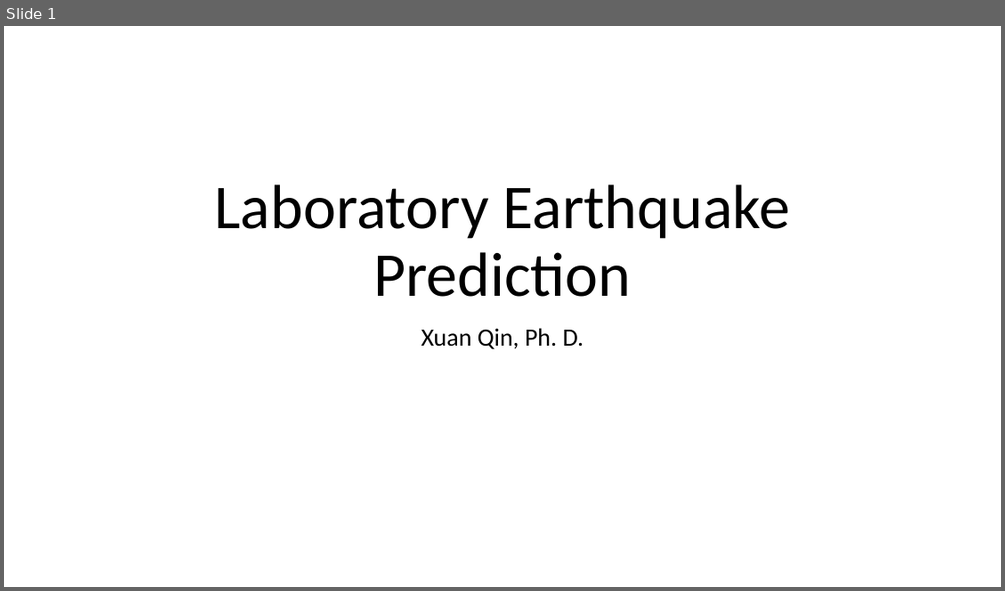
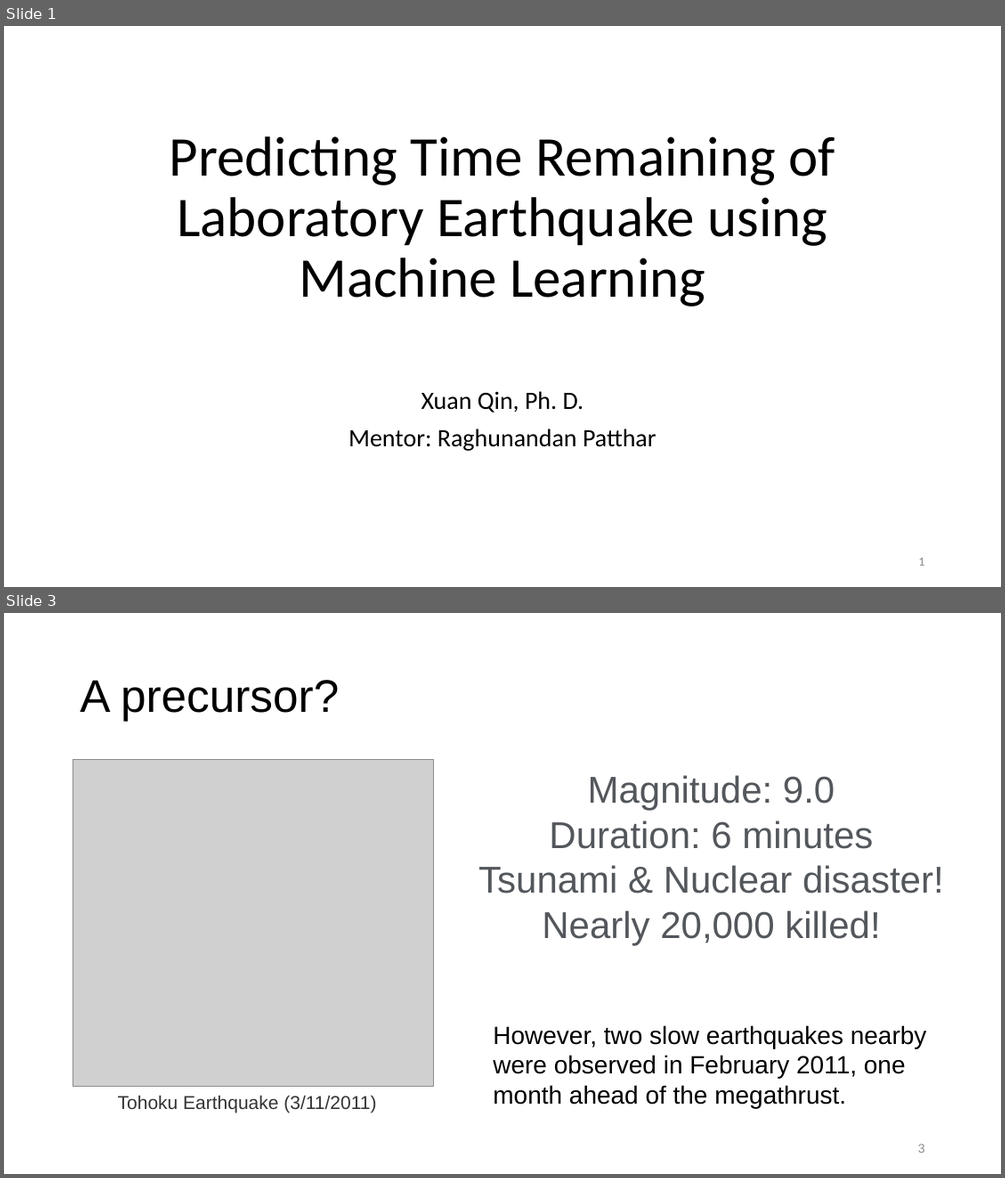
Before and after one commit to qq7933086/Laboratory_earthquake_time_prediction, a slide deck: Capstone_presentation_Laboratory Earthquake Prediction.pptx. Shown one above the other, each under a label of ours: slide 1 before the commit, slides 1 and 3 after it; the slides between them are not shown. The pictures are 1005x591 and 1005x1178 pixels, drawn with LibreOffice and Linux fonts; fonts in the diff are those of the drawing; grey boxes stand for pictures. Boxes give left, top, right and bottom in pixels: in the first picture for what was removed or moved away, otherwise in the second. Text is boxed around its words. In the diff, an @@ line names an element or a change of style, - is before the commit and + after.

```diff
--- a/Capstone_presentation_Laboratory Earthquake Prediction.pptx
+++ b/Capstone_presentation_Laboratory Earthquake Prediction.pptx
@@ slide 3 added at [4, 613, 1001, 1174], background #FFFFFF @@
@@ title added at [80, 680, 339, 721], 44 pt, text #000000 @@
+A precursor?
@@ picture added at [73, 760, 434, 1086] @@
@@ text added at [478, 775, 944, 945], 36 pt, text gradient #53575C to #C5C7CA @@
+Magnitude: 9.0
+Duration: 6 minutes
+Tsunami & Nuclear disaster!
+Nearly 20,000 killed!
@@ text added at [493, 1025, 927, 1108], 24 pt, text #000000 @@
+However, two slow earthquakes nearby were observed in February 2011, one month ahead of the megathrust.
@@ text added at [118, 1094, 376, 1112], 18 pt, text #333333 @@
+Tohoku Earthquake (3/11/2011)
@@ page number added at [918, 1143, 925, 1152], 12 pt, text #8C8C8C @@
+3
@@ slide 1 changed as well @@
@@ title at [170, 136, 834, 306]: text changed; size 60 to 54 pt @@
-Laboratory Earthquake Prediction
+Predicting Time Remaining of Laboratory Earthquake using Machine Learning
@@ subtitle "Xuan Qin, Ph. D." at [348, 391, 656, 451]: vertical alignment top to bottom @@
@@ subtitle at [348, 428, 656, 451]: paragraph added @@
+Mentor: Raghunandan Patthar
@@ page number added at [918, 557, 924, 565], 12 pt, text #8C8C8C @@
+1
```
Also in this commit, not shown: 17 other slides added.
